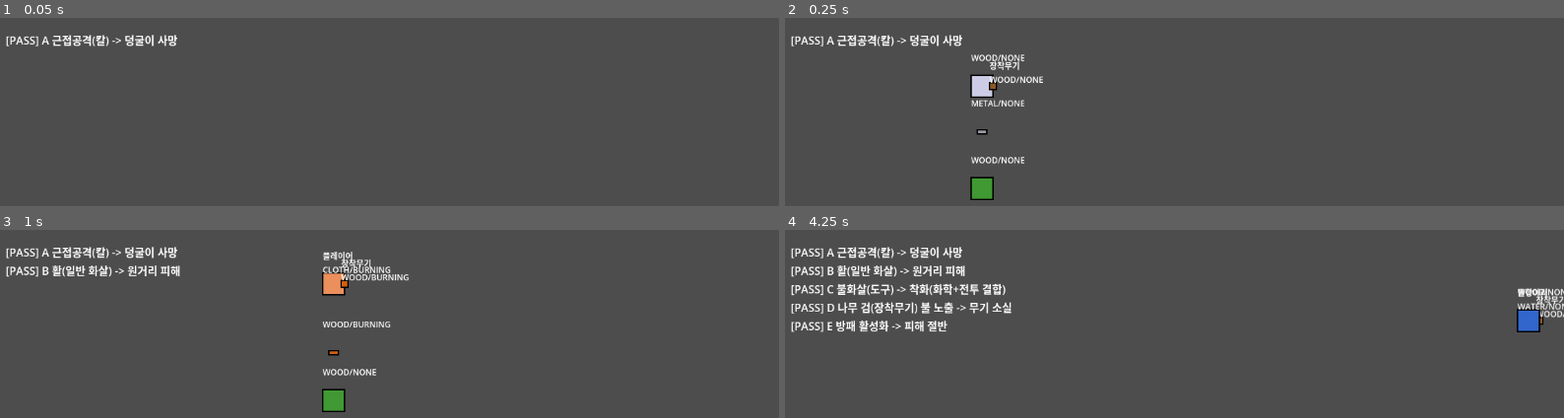
Above: before the commit, frames 1-4 (two rows, left to right).
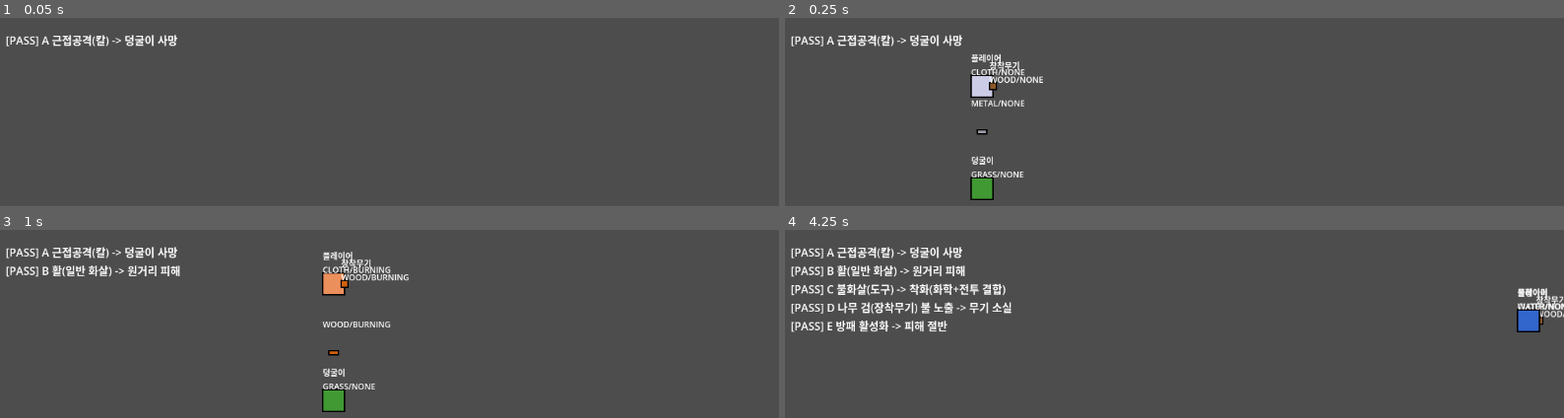
Above: after the commit, the same moments.

Repository: 50seok/ZeldaLike
Game: Godot game, scene res://scenes/m2_test/m2_test.tscn
The game is run twice, just before and just after one commit, with the same random seed, the same clock (stepped at 60 frames per second) and the same inputs. This scene is started directly instead of the project's main scene.
Inputs:
- Up to frame 1 (0.05 s): no input
- Up to frame 2 (0.25 s): no input
- Up to frame 3 (1 s): tap Enter at 0.5 s; hold Up (ui_up) from 0.53 s (still down); tap Z at 0.6 s; tap Space at 0.77 s
- Up to frame 4 (4.25 s): tap X at 1.35 s; tap Space at 1.52, 3.02, 3.77 s; release Up (ui_up) at 2.03 s; hold Left (ui_left) 2.03-3.53 s; tap C at 2.1 s; tap Tab at 2.85 s; hold Down (ui_down) from 3.53 s (still down); tap Z at 3.6 s

Frame 1 is identical in both runs. In frame 2, 0.6% of the frame differs, in the area x 23-31%, y 18-85%; in frame 3, 0.3%; in frame 4, 0.2%.

Commit message:
fix: 자식 클래스가 재질/이름을 덮어써도 이름표가 정상 갱신되게 수정
ChemActor._ready()가 라벨을 즉시 그려서, VineEnemy/Player가 super._ready() 직후
자기 chem_material/display_name을 덮어쓰기 전 기본값(WOOD, 이름없음)으로 라벨이
고정되는 버그. 수동 플레이 중 발견(덩굴이가 "WOOD/NONE"으로만 표시됨).
색깔(_draw)과 화학/전투 로직은 실제 값을 읽어서 정상 작동했음 - 라벨 텍스트만 문제.

call_deferred로 다음 프레임에 라벨을 갱신하도록 변경 - 자식 클래스마다 갱신 호출을
추가할 필요 없이 한 곳(ChemActor)만 고치면 모든 서브클래스에 적용됨.

Diff:
--- a/project/project.godot
+++ b/project/project.godot
@@ -11,8 +11,8 @@
 [application]
 
 config/name="ZeldaLike"
+run/main_scene="res://scenes/chem_test/chem_test.tscn"
 config/features=PackedStringArray("4.7", "GL Compatibility")
-run/main_scene="res://scenes/chem_test/chem_test.tscn"
 
 [autoload]
 
--- a/project/scripts/chemistry/chem_actor.gd
+++ b/project/scripts/chemistry/chem_actor.gd
@@ -56,7 +56,10 @@
 	_label.position = Vector2(-box_size.x / 2, -box_size.y / 2 - 34)
 	_label.add_theme_font_size_override("font_size", 12)
 	add_child(_label)
-	_update_label()
+	# 자식 클래스(VineEnemy/Player 등)가 super._ready() 직후 자기 chem_material/display_name을
+	# 덮어쓰는 경우가 많아서, 그 덮어쓰기가 끝난 다음 프레임에 라벨을 갱신한다 —
+	# 여기서 즉시 호출하면 자식이 덮어쓰기 전 기본값(WOOD, 이름 없음)으로 굳어버린다(실측 확인).
+	call_deferred("_update_label")
 
 	area_entered.connect(_on_area_entered)
 	queue_redraw()
